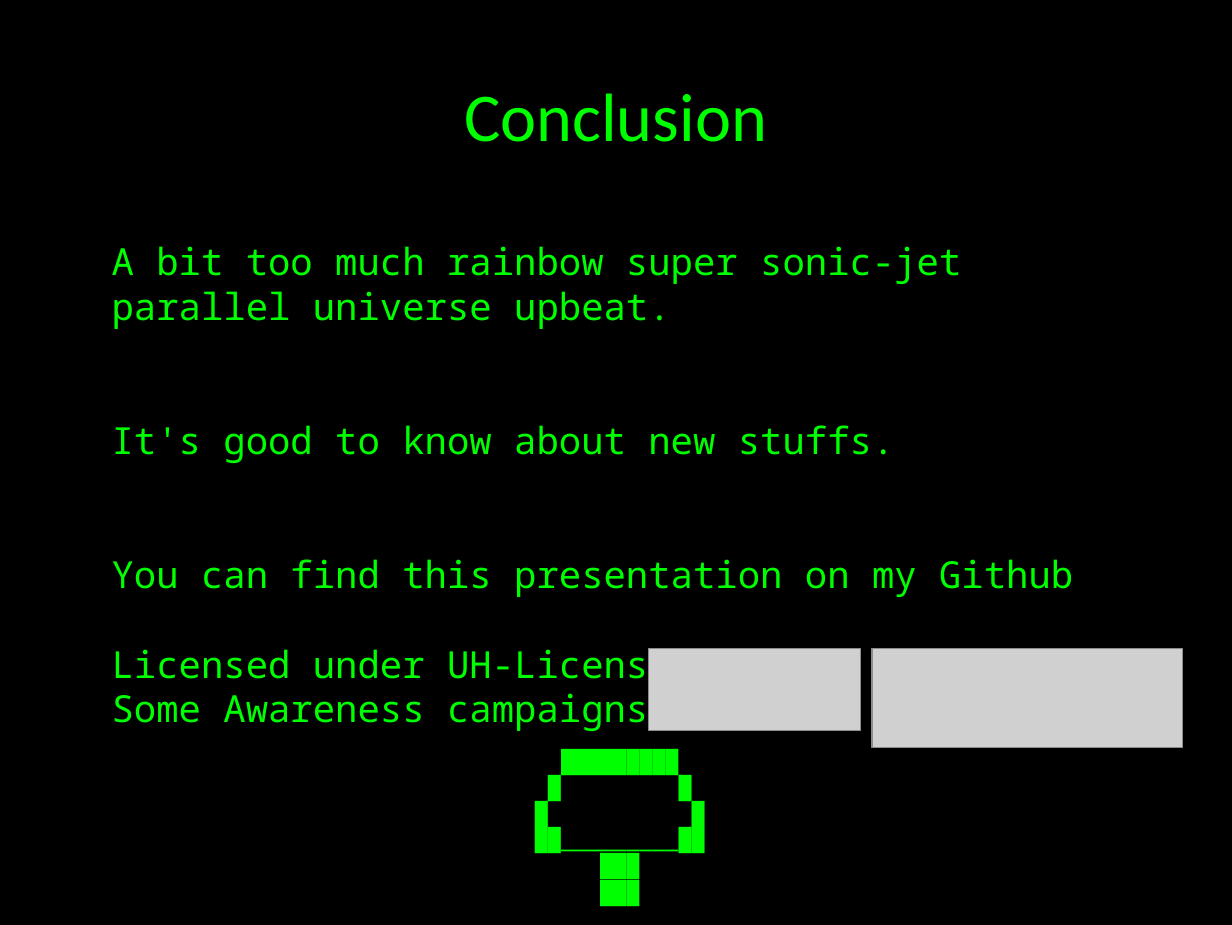
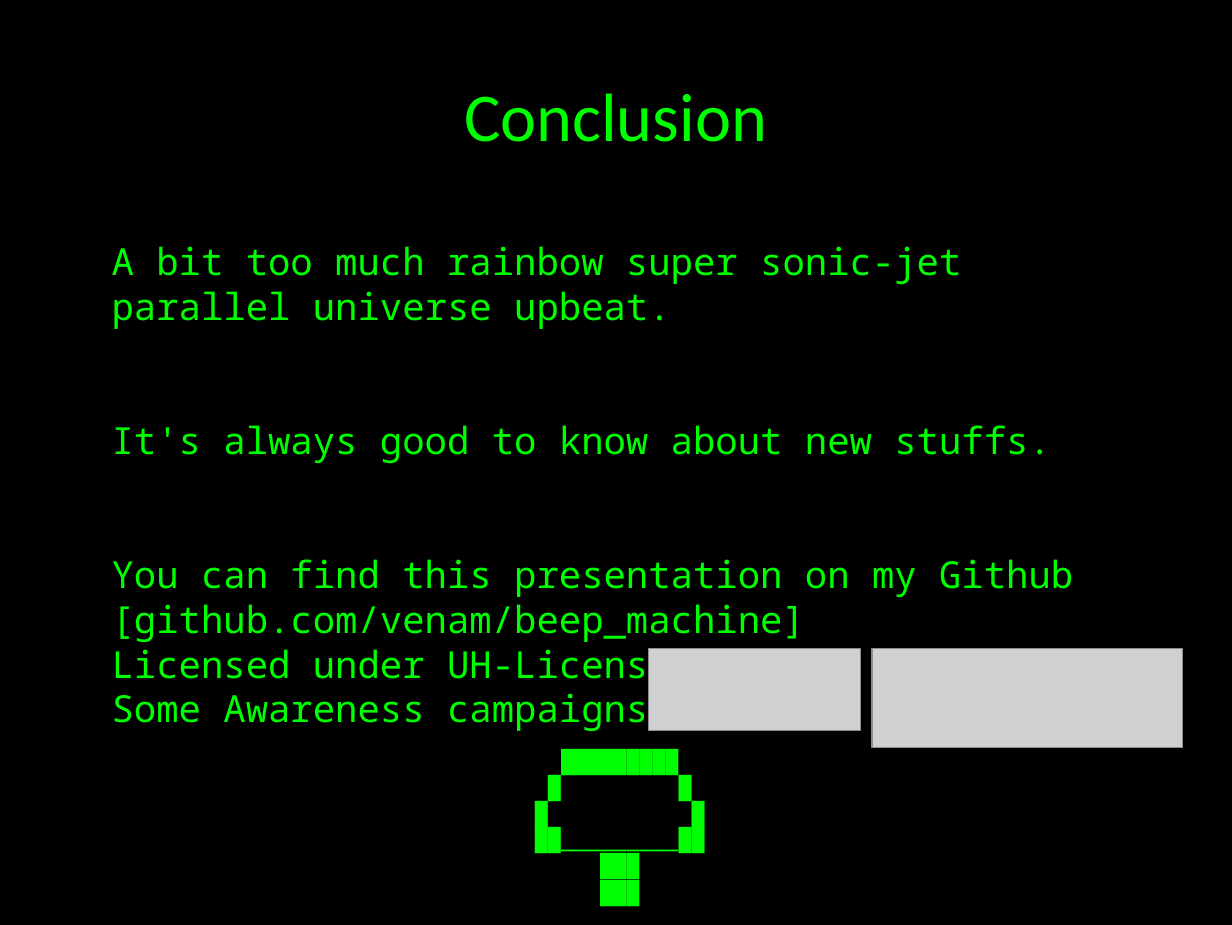
Before and after one commit to venam/beep_machine, a slide deck: slide 8 of 8-bit Music.odp. Drawn at 1232x925 pixels with LibreOffice and Linux fonts; fonts in the diff are those of the drawing; grey boxes stand for pictures. Boxes give left, top, right and bottom in pixels: in the first picture for what was removed or moved away, otherwise in the second. Text is boxed around its words. In the diff, an @@ line names an element or a change of style, - is before the commit and + after.

```diff
--- a/8-bit Music.odp
+++ b/8-bit Music.odp
@@ text at box(112, 425, 1051, 463): text changed @@
-It's good to know about new stuffs.
+It's always good to know about new stuffs.
@@ text at box(112, 604, 805, 642): paragraph added @@
+[github.com/venam/beep_machine]
```
Also in this commit, not shown: 1 other slide changed.
